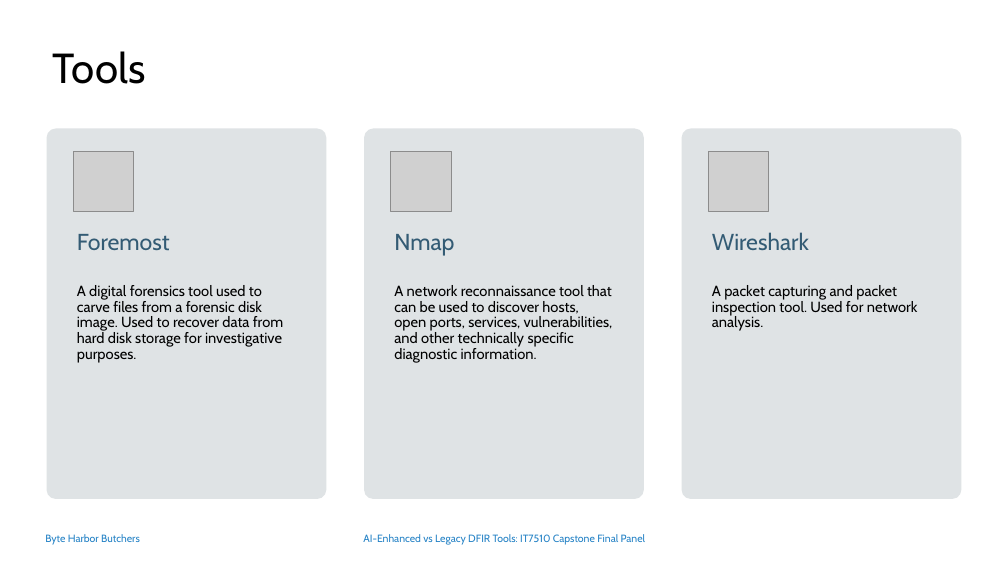
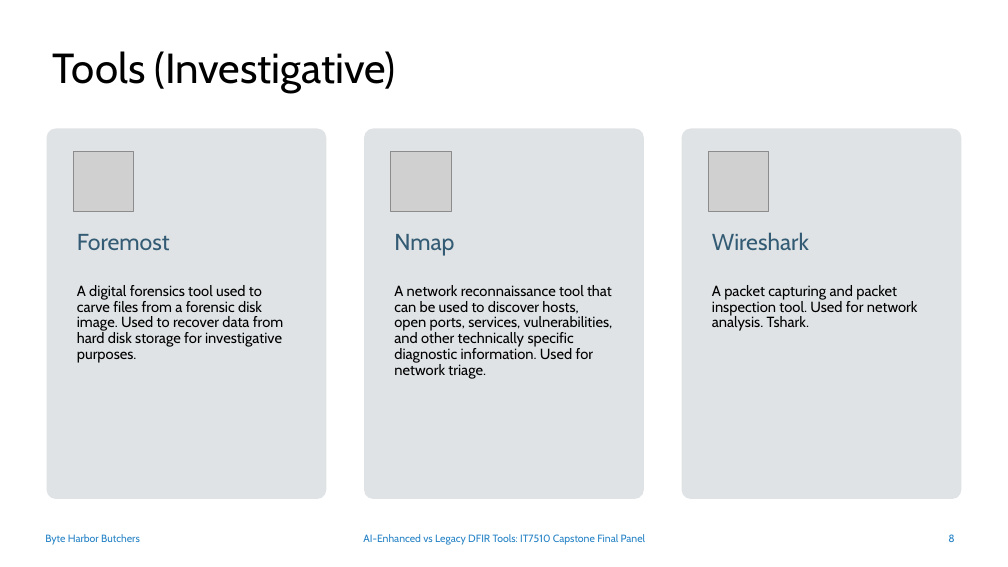
Before and after one commit to DavidSushames/BHB-Capstone, a slide deck: slide 8 of Academic Documents/Final Panel Presentation/Final Panel Slides 1.1 - DS.pptx (slide 6 before the commit). Drawn at 1008x567 pixels with LibreOffice and Linux fonts; fonts in the diff are those of the drawing; grey boxes stand for pictures; background and template pictures are left out. Boxes give left, top, right and bottom in pixels: in the first picture for what was removed or moved away, otherwise in the second. Text is boxed around its words. In the diff, an @@ line names an element or a change of style, - is before the commit and + after.

Commit message:
Final presentation

```diff
--- a/Academic Documents/Final Panel Presentation/Final Panel Slides 1.1 - DS.pptx
+++ b/Academic Documents/Final Panel Presentation/Final Panel Slides 1.1 - DS.pptx
@@ title at [53, 51, 396, 93]: text changed @@
-Tools
+Tools (Investigative)
@@ text at [394, 285, 613, 379]: text changed @@
-A network reconnaissance tool that can be used to discover hosts, open ports, services, vulnerabilities, and other technically specific diagnostic information.
+A network reconnaissance tool that can be used to discover hosts, open ports, services, vulnerabilities, and other technically specific diagnostic information. Used for network triage.
@@ text at [712, 285, 918, 331]: text changed @@
-A packet capturing and packet inspection tool. Used for network analysis.
+A packet capturing and packet inspection tool. Used for network analysis. Tshark.
@@ page number added at [948, 534, 954, 542], 10 pt, text #2683C6 @@
+8
```
Also in this commit, not shown: 5 other slides changed, 16 slides added, 9 slides removed, 2 other files.
